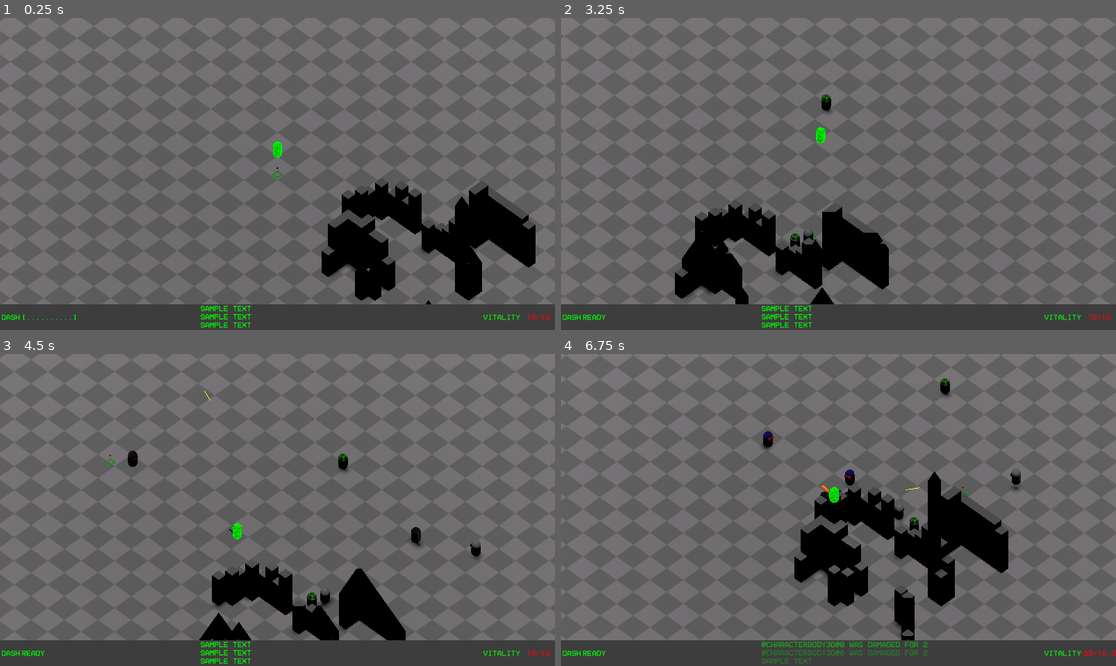
Above: before the commit, frames 1-4 (two rows, left to right).
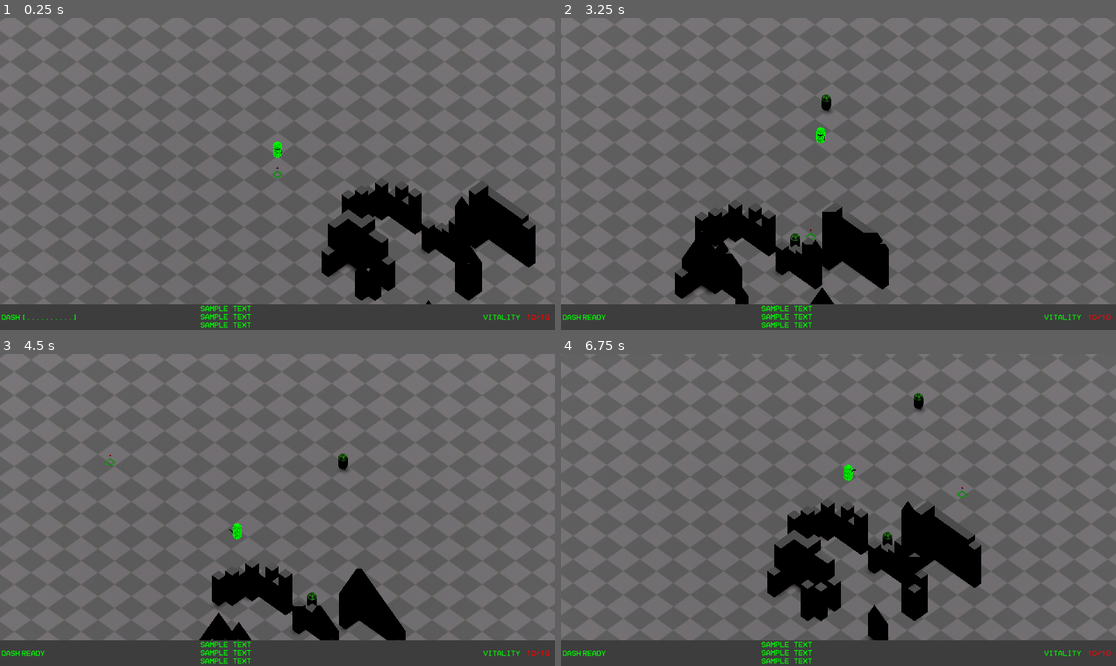
Above: after the commit, the same moments.

Repository: saladwithgrass/hyperdeath
Game: Godot game, scene res://levels/test_level/test_level.tscn
Same seed, same stepped clock (60 frames per second), same inputs: the game is played once before the commit and once after it. This scene is started directly instead of the project's main scene.
Inputs (mouse positions are in pixels of both pictures, inside the frame that each line leads up to):
- Up to frame 1 (0.25 s): no input
- Up to frame 2 (3.25 s): move the mouse to (960, 158) at 0.52 s; hold D (right) 0.53-1.28 s; tap F (F) at 0.6 s; click (960, 158) at 0.8 s; move the mouse to (727, 189) at 1.27 s; hold S (backward) 1.28-2.03 s; click (727, 189) at 1.35 s; tap Shift (shift) at 1.55, 2.1 s; move the mouse to (894, 105) at 2.02 s; hold D (right) 2.03-2.78 s; tap Keypad 0 (spawn_0) at 2.3, 2.85 s; move the mouse to (810, 236) at 2.77 s; hold W (forward) from 2.78 s (still down); tap Keypad 1 (spawn_1) at 3.05 s
- Up to frame 3 (4.5 s): move the mouse to (444, 556) at 3.52 s; release W (forward) at 3.53 s; hold A (left) from 3.53 s (still down); tap Keypad 1 (spawn_1) at 3.6 s; tap Keypad 2 (spawn_2) at 3.8, 4.35 s; tap F5 (toggle_fullscreen) at 4.15 s; move the mouse to (111, 463) at 4.27 s
- Up to frame 4 (6.75 s): tap Keypad 3 (spawn_3) at 4.55, 5.1 s; move the mouse to (866, 510) at 5.02 s; release A (left) at 5.03 s; hold S (backward) 5.03-5.78 s; tap Keypad 4 (spawn_4) at 5.3, 5.85 s; move the mouse to (755, 432) at 5.77 s; hold D (right) 5.78-6.53 s; tap Keypad 5 (spawn_5) at 6.05, 6.6 s; move the mouse to (960, 494) at 6.52 s; hold W (forward) from 6.53 s (still down)

The runs differ from the first frame. In frame 1, less than 0.1% of the frame differs, in the area x 49-51%, y 41-44%; in frame 2, less than 0.1%; in frame 3, 0.4%; in frame 4, 16%, in the area x 0-100%, y 0-100%.
Error after the commit: Parse Error: Could not find type "LevelScene" in the current scope. (res://enemies/generic_enemy/generic_enemy.gd:104)

Commit message:
some reworks

Diff:
--- a/assets/shader/wireframe.gdshader
+++ b/assets/shader/wireframe.gdshader
@@ -40,5 +40,4 @@
 
 	ALBEDO = mix(wireframeColor, modelColor, closestEdge).xyz;
 	ALPHA = mix(1., modelOpacity, closestEdge);
-	DEPTH = 1.0;
 }
--- a/enemies/generic_enemy/generic_enemy.gd
+++ b/enemies/generic_enemy/generic_enemy.gd
@@ -100,6 +100,9 @@
 func _ready():
 	super._ready()
 	health = max_health
+	var scene = get_tree().current_scene
+	if scene is LevelScene:
+		set_target(scene.get_player())
 
 func _process(delta: float) -> void:
 	if target != null:
--- a/enemies/melee_enemy/melee_enemy.gd
+++ b/enemies/melee_enemy/melee_enemy.gd
@@ -1,8 +1,7 @@
-extends Killable
+extends GenericEnemy
 class_name MeleeEnemy
 # this one is faster than player
 # always knows where the player is
-@onready var nav_agent = $navigation_agent
 # just runs and fucks shit up
 
 const melee_cd = 0.8 # s
@@ -15,13 +14,11 @@
 var melee_damage = 3
 const melee_reach = 1.4 # m
 
-const speed = 14
-var target
-
 const gravity = Globals.g
 
 func _ready():
 	super._ready()
+	speed = 14
 	max_health = 5
 	health = max_health
 	nav_agent.path_desired_distance = 0.5
@@ -65,6 +62,9 @@
 		velocity.y -= gravity * delta
 	move_and_slide()
 
+func _process(delta: float) -> void:
+	pass
+
 func _on_melee_timer_timeout():
 	if is_melee_on_windup:
 		is_meleeing = true
--- a/enemies/melee_enemy/melee_enemy.tscn
+++ b/enemies/melee_enemy/melee_enemy.tscn
@@ -23,7 +23,7 @@
 size = Vector3(1, 2, 1)
 
 [node name="melee_enemy" type="CharacterBody3D"]
-collision_layer = 5
+collision_layer = 4
 collision_mask = 9
 script = ExtResource("1_ss501")
 
--- a/global_stuff/killable.gd
+++ b/global_stuff/killable.gd
@@ -6,14 +6,14 @@
 var is_being_parried:bool = false
 
 signal taken_damage(name:String, damage:int)
-signal was_killed(name:String)
+signal was_killed(who:Killable, name:String)
 
 func _ready():
 	var logger:EventLogger = get_tree().get_first_node_in_group('Logger')
 	connect('taken_damage', logger.new_damage_message)
 	connect('was_killed', logger.new_kill_message)
 
-func set_target(new_target):
+func set_target(_new_target):
 	pass
 
 func deal_damage(damage:int):
@@ -24,5 +24,5 @@
 
 func kill():
 	print(name)
-	was_killed.emit(name)
+	was_killed.emit(self, name)
 	queue_free()
--- a/global_stuff/logger.gd
+++ b/global_stuff/logger.gd
@@ -18,9 +18,9 @@
 	entries.append(msg)
 	print('logged ', msg)
 
-func new_kill_message(who:String):
-	who = who.replace('_', ' ')
-	var msg = kill_msg_template % who
+func new_kill_message(_who:Node3D, killed_name:String):
+	killed_name = killed_name.replace('_', ' ')
+	var msg = kill_msg_template % killed_name
 	player_log.emit(msg)
 	new_entry(msg)
 
--- a/levels/test_level/test_level.gd
+++ /dev/null
@@ -1,20 +0,0 @@
-extends Node3D
-class_name LevelScene
-
-# Called when the node enters the scene tree for the first time.
-func _ready() -> void:
-	get_window().grab_focus()
-
-func _input(event: InputEvent) -> void:
-	if event.is_action_pressed('toggle_fullscreen'):
-		var cur_mode = DisplayServer.window_get_mode()
-		if cur_mode == DisplayServer.WINDOW_MODE_WINDOWED:
-			DisplayServer.window_set_mode(DisplayServer.WINDOW_MODE_FULLSCREEN)
-		elif cur_mode == DisplayServer.WINDOW_MODE_FULLSCREEN:
-			DisplayServer.window_set_mode(DisplayServer.WINDOW_MODE_WINDOWED)
-		else:
-			print('UNKNOWN WINDOW MODE')
-
-# Called every frame. 'delta' is the elapsed time since the previous frame.
-func _process(delta: float) -> void:
-	pass
--- a/levels/test_level/test_level.tscn
+++ b/levels/test_level/test_level.tscn
@@ -1,7 +1,6 @@
-[gd_scene load_steps=10 format=3 uid="uid://dh7qowtpwywm0"]
+[gd_scene load_steps=9 format=3 uid="uid://dh7qowtpwywm0"]
 
 [ext_resource type="Texture2D" uid="uid://ctei0e6qkqbpw" path="res://assets/textures/floor.png" id="1_25mdf"]
-[ext_resource type="Script" uid="uid://dxqtxks8v8557" path="res://levels/test_level/test_level.gd" id="1_eg7e4"]
 [ext_resource type="PackedScene" uid="uid://co4dmmg70p010" path="res://assets/geometry/pillars.tscn" id="2_pe62u"]
 [ext_resource type="PackedScene" uid="uid://7dfvuspo0x3r" path="res://player/player.tscn" id="2_womrx"]
 [ext_resource type="PackedScene" uid="uid://dgtkkjpxyghvf" path="res://player/camera_3pv/camera_3_pv.tscn" id="3_med2i"]
@@ -25,7 +24,7 @@
 
 [node name="test_level" type="Node3D"]
 process_mode = 1
-script = ExtResource("1_eg7e4")
+metadata/_custom_type_script = "uid://dkjtv4mxj1iqo"
 
 [node name="player" parent="." node_paths=PackedStringArray("camera") instance=ExtResource("2_womrx")]
 camera = NodePath("../camera3pv")
--- a/misc_objects/bullet/bullet.tscn
+++ b/misc_objects/bullet/bullet.tscn
@@ -11,8 +11,8 @@
 size = Vector3(0.05, 0.05, 1.5)
 
 [node name="bullet" type="CharacterBody3D" groups=["projectiles"]]
-collision_layer = 10
-collision_mask = 7
+collision_layer = 8
+collision_mask = 5
 script = ExtResource("1_5bedm")
 
 [node name="hitbox" type="CollisionShape3D" parent="."]
--- a/player/player.gd
+++ b/player/player.gd
@@ -114,11 +114,19 @@
 func shoot():
 	weapon.shoot()
 
+var prev_collision_layer
+var prev_collision_mask
 func dash():
 	if is_dash_on_cd:
 		return
-	set_collision_mask(16)
-	set_collision_layer(16)
+	prev_collision_layer = collision_layer
+	prev_collision_mask = collision_mask
+	set_collision_mask(0)
+	set_collision_layer(0)
+	set_collision_mask_value(5, true)
+	set_collision_layer_value(5, true)
+	set_collision_mask_value(1, true)
+	print(collision_mask)
 	is_dashing = true
 	velocity = velocity.normalized() * dash_velocity
 	if (velocity == Vector3.ZERO):
@@ -138,7 +146,7 @@
 	enemy.position = self.position + cursor.position
 	enemy.set_target(self)
 	owner.add_child(enemy)
-	enemy.owner = owner
+	enemy.set_owner(owner)
 # process by tick
 
 func process_spawns():
@@ -259,8 +267,8 @@
 		is_dashing = false
 		is_dash_on_cd = true
 		dash_timer.start(dash_cd)
-		set_collision_layer(col_layer)
-		set_collision_mask(col_mask)
+		set_collision_layer(prev_collision_layer)
+		set_collision_mask(prev_collision_mask)
 		return
 	if is_dash_on_cd:
 		is_dash_on_cd = false
--- a/player/player.tscn
+++ b/player/player.tscn
@@ -12,7 +12,7 @@
 [sub_resource type="CapsuleShape3D" id="CapsuleShape3D_5jh1l"]
 
 [sub_resource type="ShaderMaterial" id="ShaderMaterial_hg6s5"]
-render_priority = 127
+render_priority = 0
 shader = ExtResource("2_rgyib")
 shader_parameter/modelColor = Color(0, 0, 0, 1)
 shader_parameter/wireframeColor = Color(0, 1, 0, 1)
--- a/project.godot
+++ b/project.godot
@@ -11,7 +11,7 @@
 [application]
 
 config/name="Hyperdeath"
-run/main_scene="uid://dcpoe3hb2orlu"
+run/main_scene="uid://csdg8jk2etate"
 config/features=PackedStringArray("4.4", "Forward Plus")
 config/icon="res://icon.svg"
 
--- a/sh.gdshader
+++ /dev/null
@@ -1,14 +0,0 @@
-shader_type spatial;
-
-void vertex() {
-	// Called for every vertex the material is visible on.
-}
-
-void fragment() {
-	// Called for every pixel the material is visible on.
-}
-
-//void light() {
-	// Called for every pixel for every light affecting the material.
-	// Uncomment to replace the default light processing function with this one.
-//}
--- a/shshsh.tres
+++ /dev/null
@@ -1,10 +0,0 @@
-[gd_resource type="VisualShader" format=3 uid="uid://i82iucslosv5"]
-
-[resource]
-code = "shader_type spatial;
-render_mode blend_mix, depth_draw_opaque, cull_back, diffuse_lambert, specular_schlick_ggx;
-
-
-
-"
-graph_offset = Vector2(-295.817, 53.2822)
Not shown, removed: levels/test_level/test_level.gd.uid
Not shown, removed: sh.gdshader.uid
Not shown, changed: tasks.md
